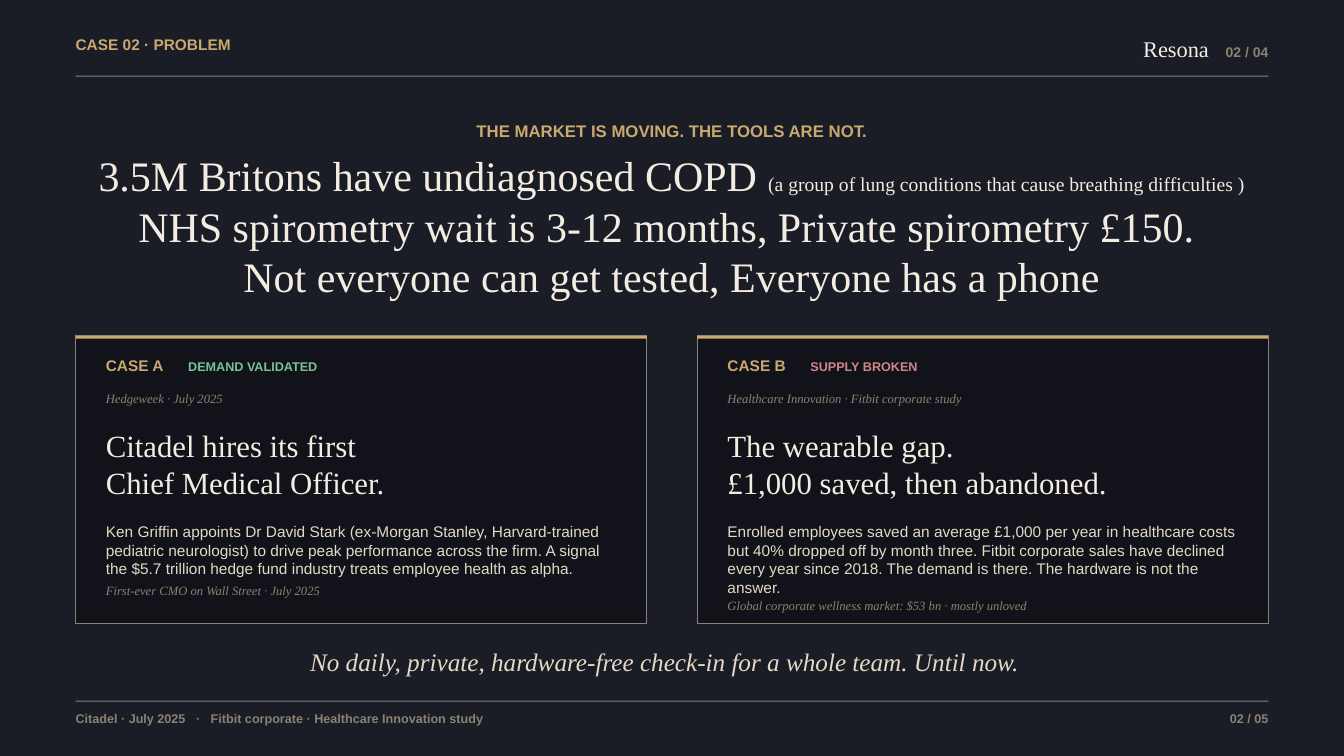
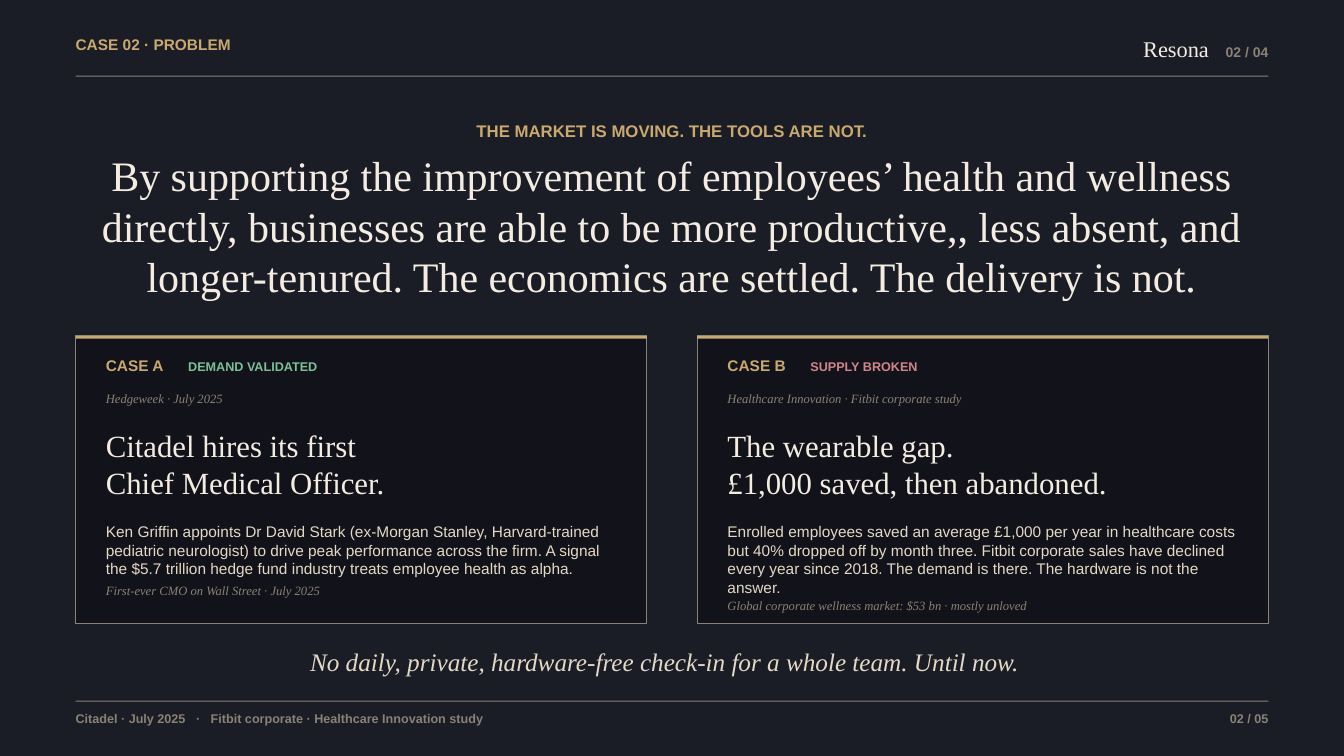
Before and after one commit to kitfunso/resona, a slide deck: slide 2 of submission/Resona.pptx. Drawn at 1344x756 pixels with LibreOffice and Linux fonts; fonts in the diff are those of the drawing. Boxes give left, top, right and bottom in pixels: in the first picture for what was removed or moved away, otherwise in the second. Text is boxed around its words. In the diff, an @@ line names an element or a change of style, - is before the commit and + after.

```diff
--- a/submission/Resona.pptx
+++ b/submission/Resona.pptx
@@ text at (x1=102, y1=161, x2=1241, y2=300): text changed @@
-3.5M Britons have undiagnosed COPD (a group of lung conditions that cause breathing difficulties )
-NHS spirometry wait is 3-12 months, Private spirometry £150.
-Not everyone can get tested, Everyone has a phone
+By supporting the improvement of employees’ health and wellness directly, businesses are able to be more productive,, less absent, and longer-tenured. The economics are settled. The delivery is not.
```
Also in this commit, not shown: 2 other slides changed, 1 other file.
